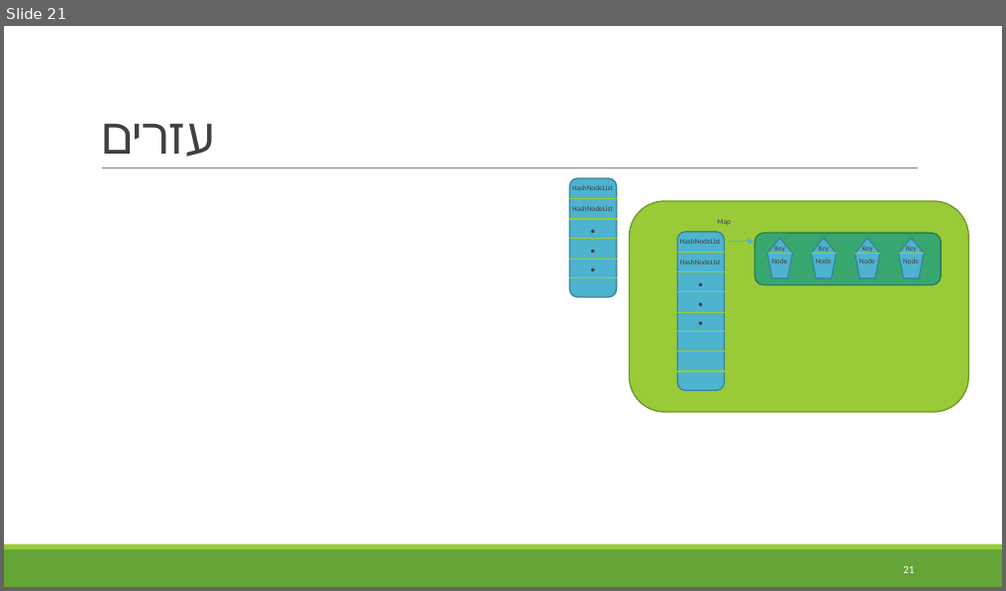
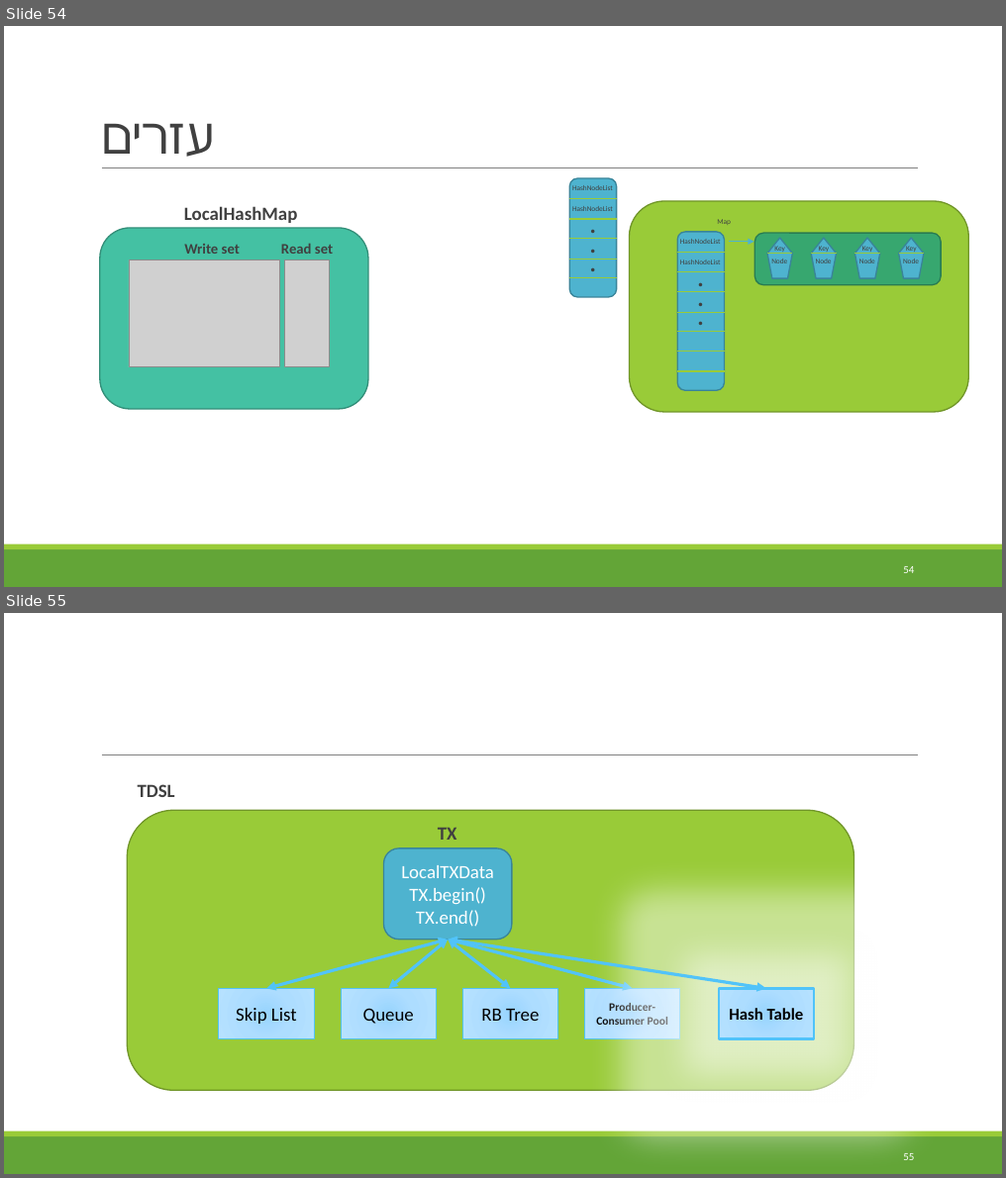
Before and after one commit to itssapir/TXHashMap, a slide deck: Docs/Presentation_final.pptx. Shown one above the other, each under a label of ours: slide 21 before the commit, slides 54 and 55 after it. The pictures are 1006x591 and 1006x1178 pixels, drawn with LibreOffice and Linux fonts; fonts in the diff are those of the drawing; grey boxes stand for pictures. Boxes give left, top, right and bottom in pixels: in the first picture for what was removed or moved away, otherwise in the second. Text is boxed around its words. In the diff, an @@ line names an element or a change of style, - is before the commit and + after.

```diff
--- a/Docs/Presentation_final.pptx
+++ b/Docs/Presentation_final.pptx
@@ slide 55 added at [4,613,1002,1174], background #FFFFFF; not listed: 3 template elements that a slide beside it also shows @@
@@ text added at [138,784,175,797], 18 pt, text #404040, bold @@
+  TDSL
@@ rounded rectangle added at [127,811,853,1090], fill #99CB38, outline #719629 1.25 pt @@
@@ rounded rectangle added at [383,849,512,940], fill #4EB3CF, outline #3A8499 1.25 pt, 18 pt, text #FFFFFF @@
+LocalTXData
+TX.begin()
+TX.end()
@@ text added at [438,828,457,840], 18 pt, text #404040, bold @@
+  TX
@@ double arrow added from (448, 940) to (266, 989), #51C3F9 3 pt @@
@@ double arrow added from (448, 940) to (389, 989), #51C3F9 3 pt @@
@@ double arrow added from (448, 940) to (511, 989), #51C3F9 3 pt @@
@@ double arrow added from (448, 940) to (633, 989), #51C3F9 3 pt @@
@@ double arrow added from (448, 940) to (766, 989), #51C3F9 3 pt @@
@@ group added at [219,989,680,1040]: 4 rectangles @@
+Skip List
+Queue
+Producer-Consumer Pool
+RB Tree
@@ rectangle added at [719,989,814,1040], fill gradient #99D5FE to #AEDDFF to #B8E1FF, outline #51C3F9 2.25 pt, 16 pt, text #000000, bold @@
+Hash Table
@@ page number added at [903,1154,914,1160], 10.5 pt, text #FFFFFF @@
+55
@@ what was slide 21 is now slide 54 @@
@@ slide 54 changed as well @@
@@ group added at [100,206,368,409]: 3 texts, 2 pictures, 1 rounded rectangle @@
+  LocalHashMap
+  Write set
+  Read set
@@ page number at [903,567,914,573]: text changed @@
-21
+54
```
Also in this commit, not shown: 15 other slides changed, 38 other slides added, 4 slides removed, 6 other files.
